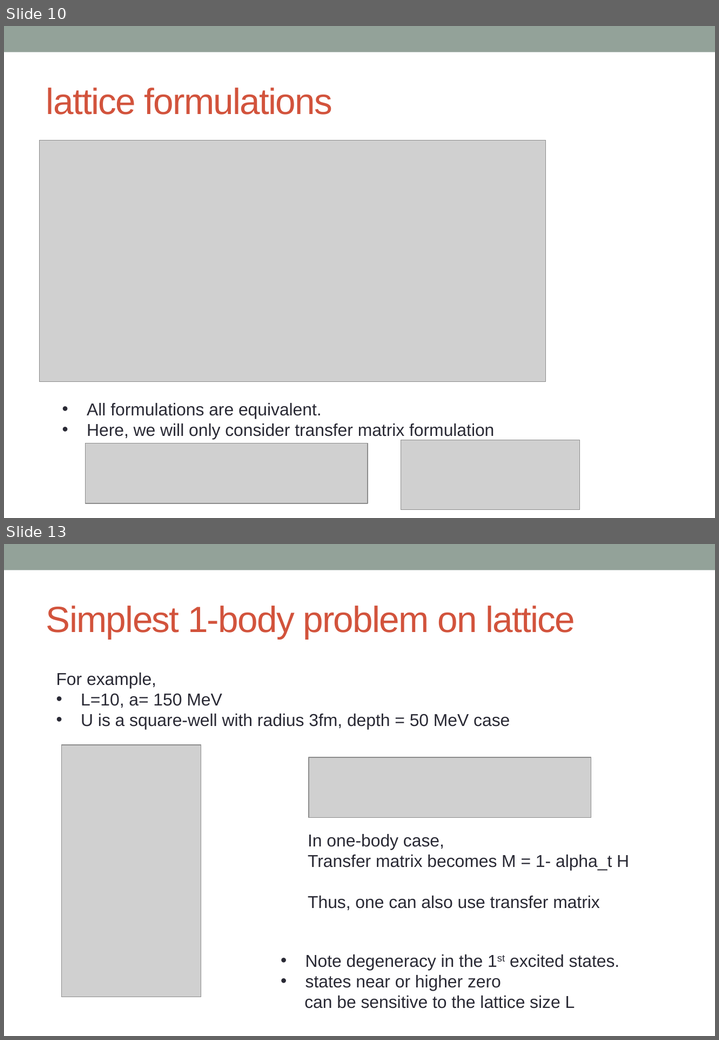
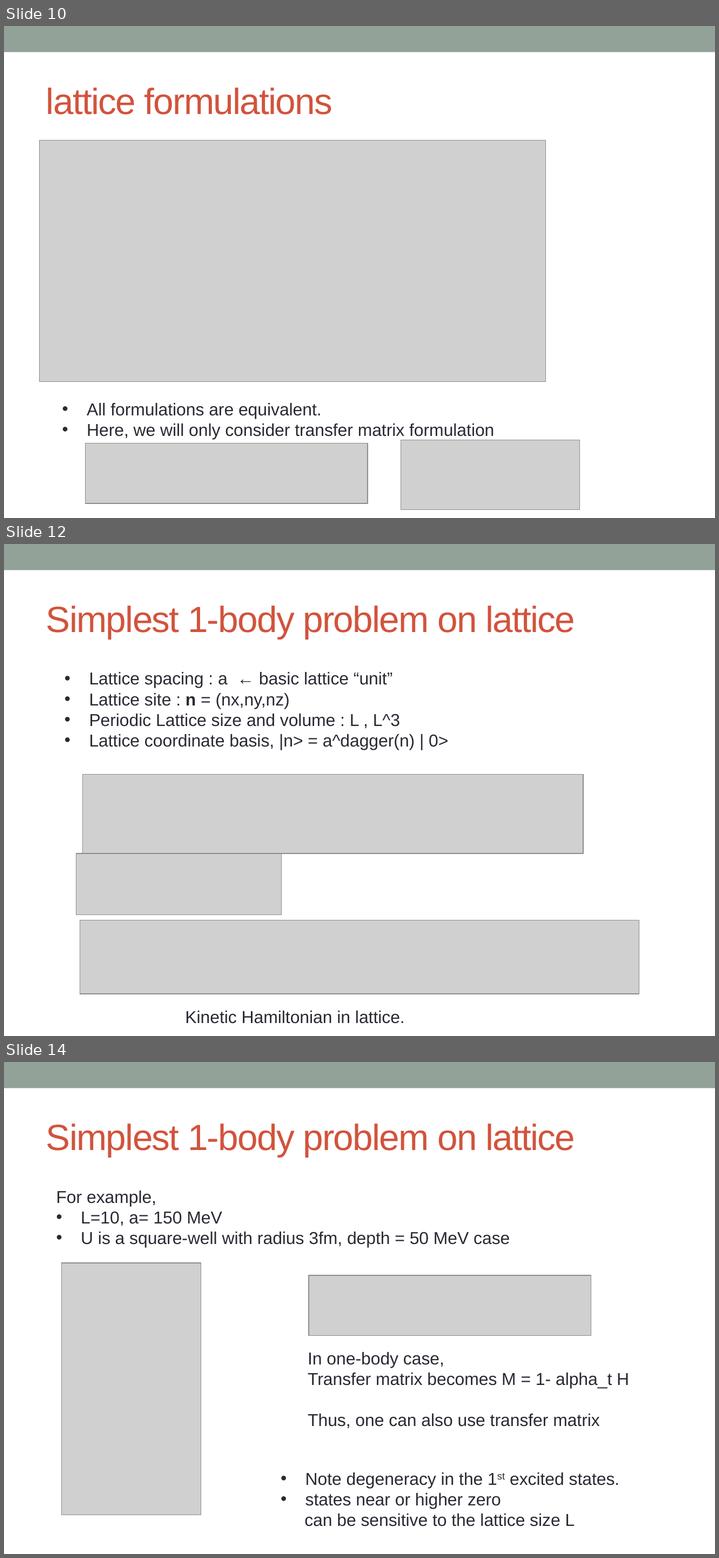
Before and after one commit to alphacentaury-github/NPSS2020, a slide deck: 20230612_Lattice_intro.pptx. Shown one above the other, each under a label of ours: slides 10 and 13 before the commit, slides 10, 12 and 14 after it; the slides between them are not shown. The pictures are 719x1040 and 719x1558 pixels, drawn with LibreOffice and Linux fonts; fonts in the diff are those of the drawing; grey boxes stand for pictures. Boxes give left, top, right and bottom in pixels: in the first picture for what was removed or moved away, otherwise in the second. Text is boxed around its words. In the diff, an @@ line names an element or a change of style, - is before the commit and + after.

```diff
--- a/20230612_Lattice_intro.pptx
+++ b/20230612_Lattice_intro.pptx
@@ slide 12 added at box(4, 544, 715, 1036), background #FFFFFF; not listed: 1 template element that a slide beside it also shows @@
@@ title added at box(46, 606, 575, 639), 40 pt, text #D2533C @@
+Simplest 1-body problem on lattice
@@ text added at box(89, 672, 448, 750), 18.9 pt, text #292934 @@
+• Lattice spacing : a ← basic lattice “unit”
+• Lattice site : n = (nx,ny,nz)
+• Periodic Lattice size and volume : L , L^3
+• Lattice coordinate basis, |n> = a^dagger(n) | 0>
@@ picture added at box(83, 775, 583, 854) @@
@@ picture added at box(76, 854, 281, 916) @@
@@ picture added at box(80, 920, 639, 994) @@
@@ text added at box(185, 1011, 405, 1024), 18.9 pt, text #292934 @@
+Kinetic Hamiltonian in lattice.
@@ what was slide 13 is now slide 14 @@
```
Also in this commit, not shown: 4 slides changed.
